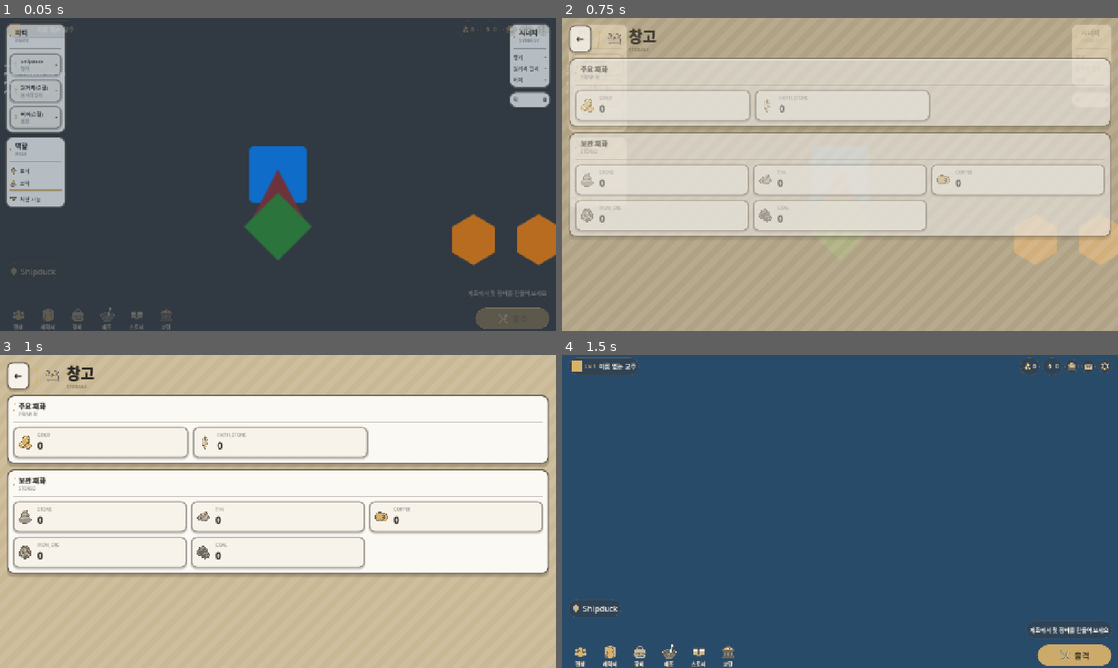
Above: before the commit, frames 1-4 (two rows, left to right).
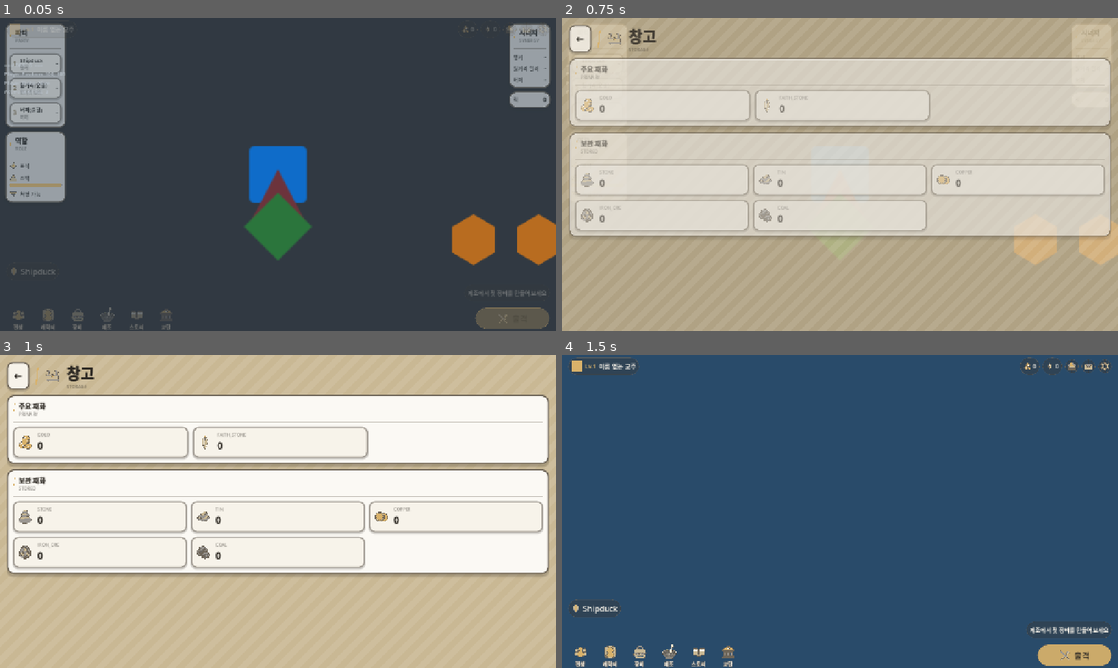
Above: after the commit, the same moments.

Repository: KADSA-OFFICIAL/Group-2
Game: Godot game, scene res://main.tscn
Two runs of this game, one before a commit and one after it. Both use one fixed random seed, a clock stepped at 60 frames per second and the inputs below.
Inputs (mouse positions are in pixels of both pictures, inside the frame that each line leads up to):
- Up to frame 1 (0.05 s): no input
- Up to frame 2 (0.75 s): click (1029, 30) at 0.52 s
- Up to frame 3 (1 s): no input
- Up to frame 4 (1.5 s): click "←" at 1.25 s

The runs differ from the first frame. In frame 1, 5.6% of the frame differs, in the area x 1-99%, y 2-61%; in frame 2, less than 0.1%; in frame 3, nothing differs; in frame 4, nothing differs.

Commit message:
fix(ui): 전투 HUD가 전장을 가림 — 반투명 오버레이 변형 (#141)
전투 HUD 는 이미 HUDKit 을 쓰고 있었는데(#111), #120 에서 HUDKit 이 밝고 불투명한
메타 화면용으로 재설계되면서 문제가 됐다. 실제로 띄워 보니 셋이 걸렸다.

1) 패널이 전장을 가린다
   HUDKit 에 오버레이 변형(panel_overlay / card_overlay)을 추가하고 HUD 가 그것을
   쓰게 했다. 모양·테두리·그림자는 그대로 두고 면만 비치게 한다 — 같은 UI 언어를
   유지해야 하기 때문이다.
   알파는 0.78. 더 낮추면 전장은 잘 보이지만 글자가 배경에 따라 읽혔다 안 읽혔다 한다.

2) "역할" 패널이 비어 있었다
   표식·스택·처형은 조건이 맞을 때만 보이는데, 셋 다 안 맞으면 제목만 남은 빈 판이
   전장을 가렸다. 셋이 전부 숨으면 판째로 숨긴다.

3) 앰버 글자가 안 읽혔다
   시너지 활성 값과 파티 전환 키 번호가 UITheme.ACCENT 라 밝은 패널 위에서 사라졌다.
   메타 화면에서 이미 겪고 만들어 둔 HUDKit.accent_text() 로 바꿨다.
   스택 게이지 채움은 면을 칠하는 것이라 원본 앰버가 맞다 — 그대로 뒀다.

make_panel 에 overlay 인자를 기본값 false 로 추가해서 메타 화면은 영향받지 않는다.

Co-Authored-By: Claude Opus 5 <noreply@anthropic.com>

Diff:
--- a/ui/HUD.gd
+++ b/ui/HUD.gd
@@ -36,6 +36,8 @@
 var _stack_track: Control
 var _execute_row: Control
 var _enemy_label: Label
+# 역할 패널. 안의 세 줄이 전부 숨으면 제목만 남은 빈 판이 되므로 통째로 숨긴다.
+var _mechanics_panel: PanelContainer
 
 
 func _ready() -> void:
@@ -97,14 +99,14 @@
 
 
 func _build_party_panel() -> PanelContainer:
-	var panel := HUDKit.make_panel("파티", "PARTY", 10)
+	var panel := HUDKit.make_panel("파티", "PARTY", 10, true)
 	var body := HUDKit.body_of(panel)
 	body.name = "PartyBody"
 	return panel
 
 
 func _build_mechanics_panel() -> PanelContainer:
-	var panel := HUDKit.make_panel("역할", "ROLE", 10)
+	var panel := HUDKit.make_panel("역할", "ROLE", 10, true)
 	var body := HUDKit.body_of(panel)
 
 	_mark_row = _make_icon_row("icon_mark", "표식", "")
@@ -117,6 +119,7 @@
 	_execute_row = _make_icon_row("icon_execute", "처형 가능", "")
 	body.add_child(_execute_row)
 
+	_mechanics_panel = panel
 	return panel
 
 
@@ -135,7 +138,7 @@
 	row.add_child(_stack_track)
 
 	_stack_fill = ColorRect.new()
-	_stack_fill.color = UITheme.ACCENT
+	_stack_fill.color = UITheme.ACCENT  # 면을 칠하는 것이라 원본 앰버가 맞다
 	_stack_fill.custom_minimum_size = Vector2(0, 6)
 	_stack_track.add_child(_stack_fill)
 
@@ -164,7 +167,7 @@
 
 
 func _build_synergy_panel() -> PanelContainer:
-	var panel := HUDKit.make_panel("시너지", "SYNERGY", 10)
+	var panel := HUDKit.make_panel("시너지", "SYNERGY", 10, true)
 	var body := HUDKit.body_of(panel)
 
 	for role in [CharacterData.Role.TANK, CharacterData.Role.RANGED_DEALER, CharacterData.Role.BUFFER]:
@@ -185,7 +188,7 @@
 
 
 func _build_enemy_panel() -> PanelContainer:
-	var panel := HUDKit.make_panel("", "", 10)
+	var panel := HUDKit.make_panel("", "", 10, true)
 	var body := HUDKit.body_of(panel)
 	var row := HBoxContainer.new()
 	row.add_theme_constant_override("separation", 6)
@@ -230,14 +233,14 @@
 
 func _make_party_row(index: int, character: CharacterData) -> Dictionary:
 	var panel := PanelContainer.new()
-	panel.add_theme_stylebox_override("panel", HUDKit.card(false))
+	panel.add_theme_stylebox_override("panel", HUDKit.card_overlay(false))
 
 	var box := HBoxContainer.new()
 	box.add_theme_constant_override("separation", 8)
 	panel.add_child(box)
 
 	# 전환 키 번호
-	box.add_child(HUDKit.label(str(index + 1), 13, UITheme.ACCENT, 700))
+	box.add_child(HUDKit.label(str(index + 1), 13, HUDKit.accent_text(), 700))
 
 	var text_col := VBoxContainer.new()
 	text_col.add_theme_constant_override("separation", 0)
@@ -273,7 +276,7 @@
 		var controlled := PartySystem.is_controlled(index)
 
 		# 조종 중인 멤버를 카드 테두리로 강조한다(HUDKit의 선택 표시 규칙).
-		(row["panel"] as PanelContainer).add_theme_stylebox_override("panel", HUDKit.card(controlled))
+		(row["panel"] as PanelContainer).add_theme_stylebox_override("panel", HUDKit.card_overlay(controlled))
 		(row["name"] as Label).add_theme_color_override(
 			"font_color", HUDKit.text_1() if controlled else HUDKit.text_3())
 
@@ -291,6 +294,13 @@
 	_update_mark(controlled)
 	_update_stack(controlled)
 	_update_execute(controlled)
+
+	# 세 줄이 전부 숨었으면 제목만 남은 빈 판이 전장을 가린다. 판째로 숨긴다.
+	if _mechanics_panel != null:
+		_mechanics_panel.visible = (
+			(_mark_row != null and _mark_row.visible)
+			or (_stack_row != null and _stack_row.visible)
+			or (_execute_row != null and _execute_row.visible))
 
 	if _enemy_label != null and GameManager != null:
 		_enemy_label.text = str(GameManager.get_all_enemies().size())
@@ -401,7 +411,7 @@
 		label.text = "%d · %s" % [count, SynergySystem.tier_to_name(tier)]
 		# 활성이면 액센트, 비활성이면 흐리게. 2카운트 비활성이 눈에 띄어야 한다.
 		label.add_theme_color_override(
-			"font_color", UITheme.ACCENT if tier != SynergySystem.Tier.NONE else HUDKit.text_3())
+			"font_color", HUDKit.accent_text() if tier != SynergySystem.Tier.NONE else HUDKit.text_3())
 
 
 # ===== 조회 (Lookup) =====
--- a/ui/HUDKit.gd
+++ b/ui/HUDKit.gd
@@ -186,6 +186,29 @@
 
 static func panel(pad: int = 14) -> StyleBoxFlat:
 	return _box(panel_fill(), line_hi(), BORDER, pad, RADIUS, UITheme.SHADOW, 5)
+
+
+# ===== 오버레이 변형 (전장 위에 얹히는 UI) =====
+#
+# 메타 화면은 화면 전체가 UI 라 패널이 불투명해도 된다.
+# 전투 HUD 는 **전장 위에 얹히므로** 불투명하면 뒤가 안 보인다.
+# 모양·테두리·그림자는 그대로 두고 면만 비치게 한다 — 같은 UI 언어를 유지하기 위해서다.
+#
+# 알파를 더 낮추면 전장은 잘 보이지만 글자가 배경에 따라 읽혔다 안 읽혔다 한다.
+# 0.78 은 전장의 형태가 비치면서 잉크 글자가 어떤 바닥 위에서도 읽히는 선이다.
+const OVERLAY_ALPHA := 0.78
+
+static func panel_overlay(pad: int = 12) -> StyleBoxFlat:
+	return _box(_alpha(panel_fill(), OVERLAY_ALPHA), line_hi(), BORDER, pad, RADIUS,
+		UITheme.SHADOW, 5)
+
+
+static func card_overlay(selected: bool = false) -> StyleBoxFlat:
+	if selected:
+		return _box(_alpha(UITheme.ACCENT, 0.92), line_hi(), BORDER, 8, RADIUS_CARD,
+			UITheme.SHADOW_STRONG, 4)
+	return _box(_alpha(card_fill(), OVERLAY_ALPHA), line(), BORDER, 8, RADIUS_CARD,
+		UITheme.SHADOW, 3)
 
 
 # 카드. 선택 시 액센트로 꽉 채운다.
@@ -672,9 +695,11 @@
 
 # 패널 하나. 제목(한/영)과 내용 칸을 함께 만든다.
 # 반환값의 meta "body" 에 내용 컨테이너가 들어 있다.
-static func make_panel(title_ko: String, title_en: String, pad: int = 14) -> PanelContainer:
+# overlay = true 면 전장 위에 얹히는 반투명 패널이 된다(전투 HUD 용).
+static func make_panel(title_ko: String, title_en: String, pad: int = 14,
+		overlay: bool = false) -> PanelContainer:
 	var p := PanelContainer.new()
-	p.add_theme_stylebox_override("panel", panel(pad))
+	p.add_theme_stylebox_override("panel", panel_overlay(pad) if overlay else panel(pad))
 
 	var box := VBoxContainer.new()
 	box.add_theme_constant_override("separation", 10)
